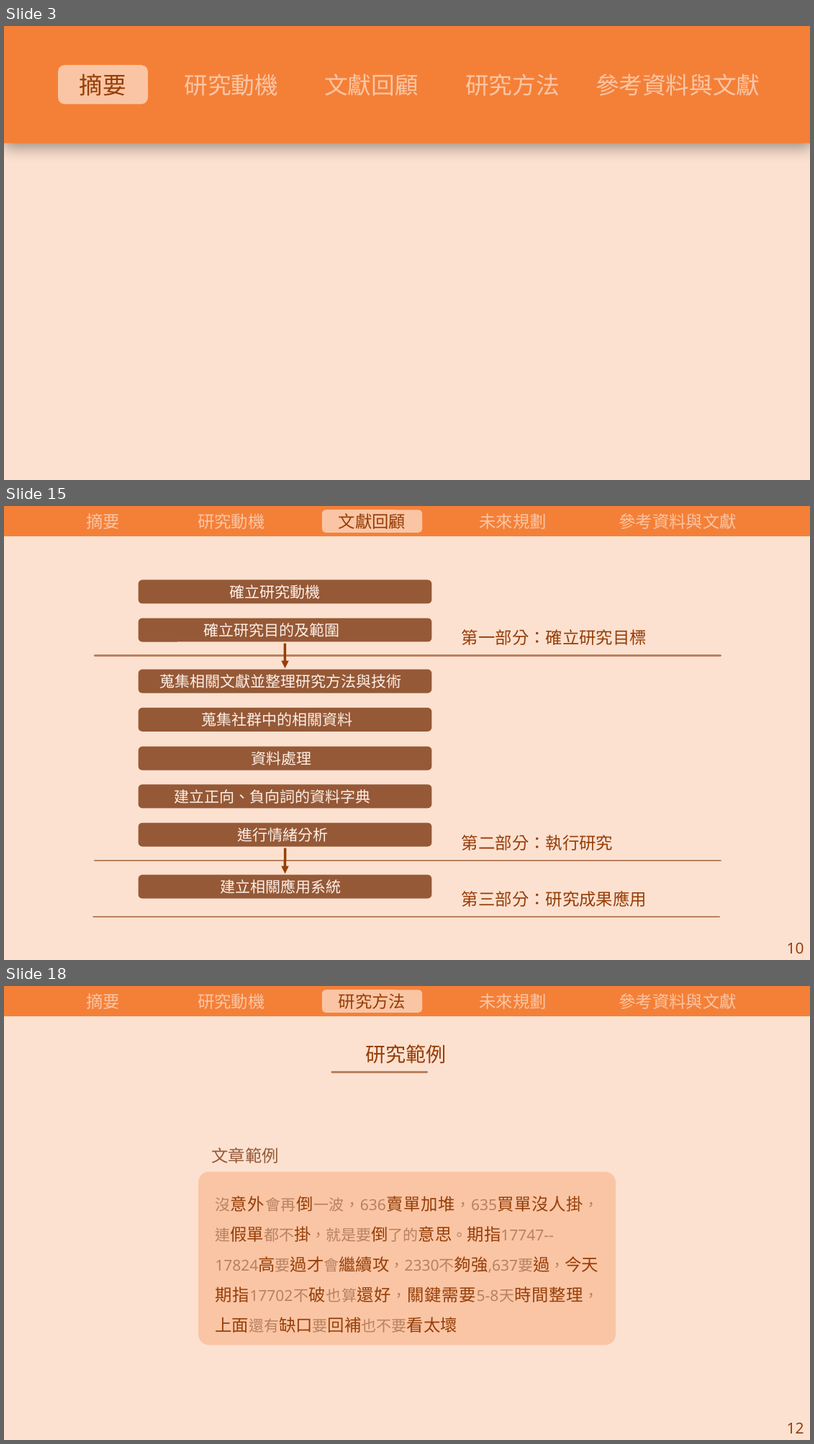
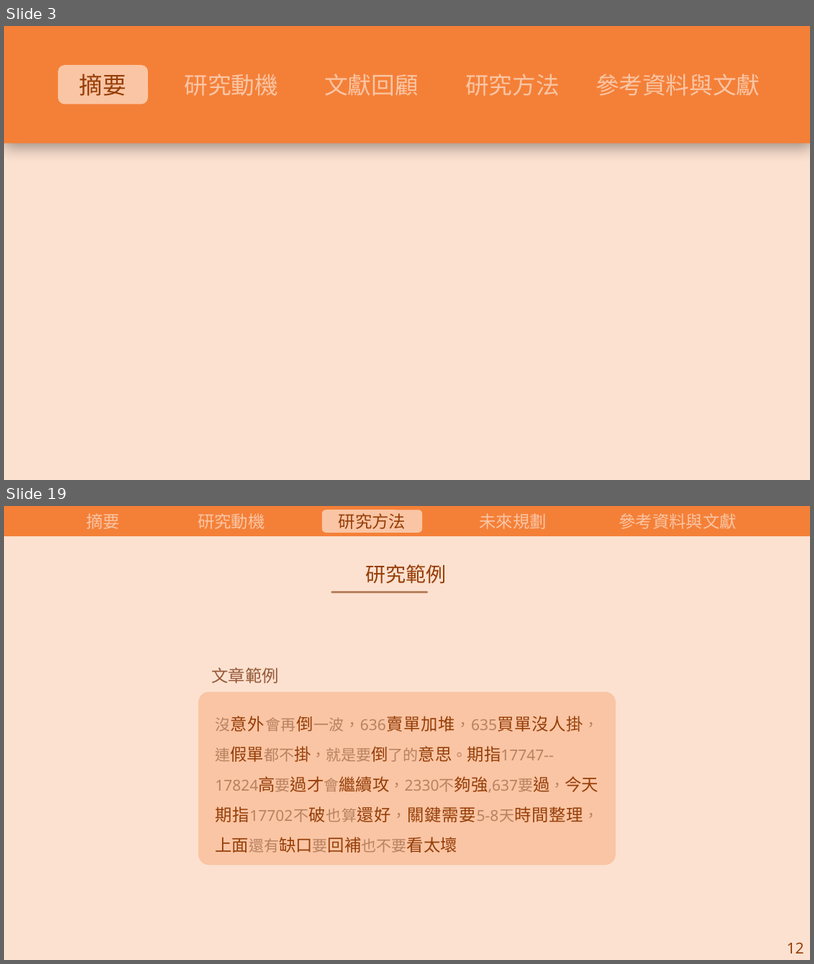
Before and after one commit to carina419/NTUST, a slide deck: 112-2/MI6006701 研究方法/研究方法期末報告.pptx. Shown one above the other, each under a label of ours: slides 3, 15 and 18 before the commit, slides 3 and 19 after it; the slides between them are not shown. The pictures are 814x1444 and 814x964 pixels, drawn with LibreOffice and Linux fonts; fonts in the diff are those of the drawing. Boxes give left, top, right and bottom in pixels: in the first picture for what was removed or moved away, otherwise in the second. Text is boxed around its words. In the diff, an @@ line names an element or a change of style, - is before the commit and + after.

```diff
--- a/112-2/MI6006701 研究方法/研究方法期末報告.pptx
+++ b/112-2/MI6006701 研究方法/研究方法期末報告.pptx
@@ slide 15 removed at <box>4,506,810,960</box>, background #FFFFFF @@
@@ rectangle removed at <box>4,506,810,960</box> @@
@@ rectangle removed at <box>4,506,810,536</box> @@
@@ text removed at <box>86,513,120,529</box> @@
-摘要
@@ text removed at <box>198,513,265,529</box> @@
-研究動機
@@ rounded rectangle removed at <box>322,510,422,533</box> @@
@@ text removed at <box>339,513,406,529</box> @@
-文獻回顧
@@ text removed at <box>479,513,546,529</box> @@
-未來規劃
@@ text removed at <box>619,513,737,529</box> @@
-參考資料與文獻
@@ group removed at <box>93,580,721,916</box>: 11 texts, 8 rounded rectangles, 3 lines, 2 curved arrows @@
-確立研究動機
-確立研究目的及範圍
-蒐集相關文獻並整理研究方法與技術
-蒐集社群中的相關資料
-資料處理
-建立正向、負向詞的資料字典
-進行情緒分析
-建立相關應用系統
-第一部分：確立研究目標
-第二部分：執行研究
-第三部分：研究成果應用
@@ text removed at <box>787,942,805,953</box> @@
-10
@@ what was slide 18 is now slide 19 @@
```
Also in this commit, not shown: 13 slides changed, 3 slides added, 1 other slide removed, 2 other files.
